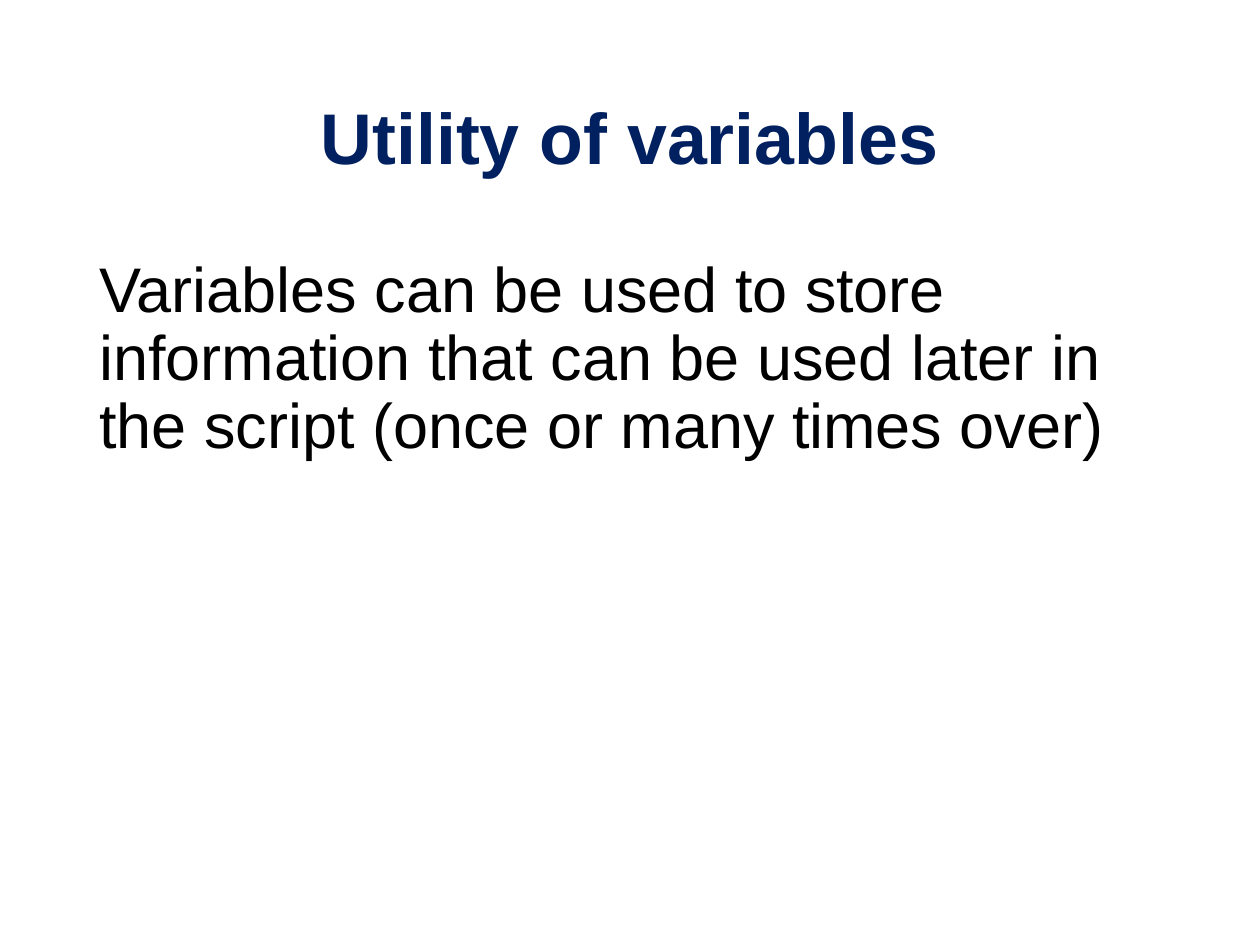
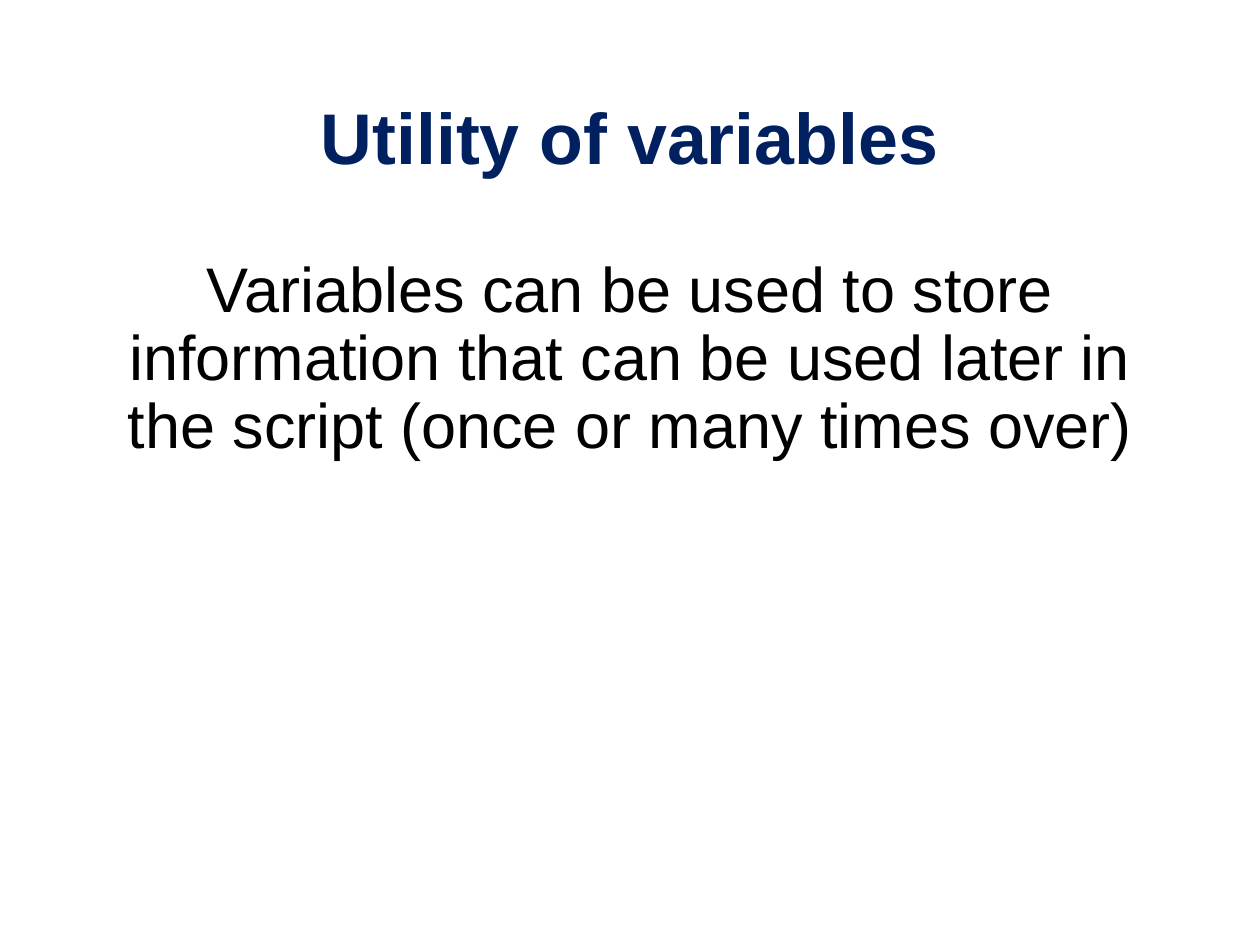
Before and after one commit to PRodriguez19/Intro-to-rnaseq, a slide deck: slide 24 of lectures/Lecture9-MMG232.pptx (slide 23 before the commit). Drawn at 1260x945 pixels with LibreOffice and Linux fonts; fonts in the diff are those of the drawing. Boxes give left, top, right and bottom in pixels: in the first picture for what was removed or moved away, otherwise in the second. Text is boxed around its words. In the diff, an @@ line names an element or a change of style, - is before the commit and + after.

```diff
--- a/lectures/Lecture9-MMG232.pptx
+++ b/lectures/Lecture9-MMG232.pptx
@@ text "Variables can be used to ..." at [128,266,1132,459]: alignment left to centre @@
```
Also in this commit, not shown: 6 other slides changed, 6 slides added, 1 other file.
